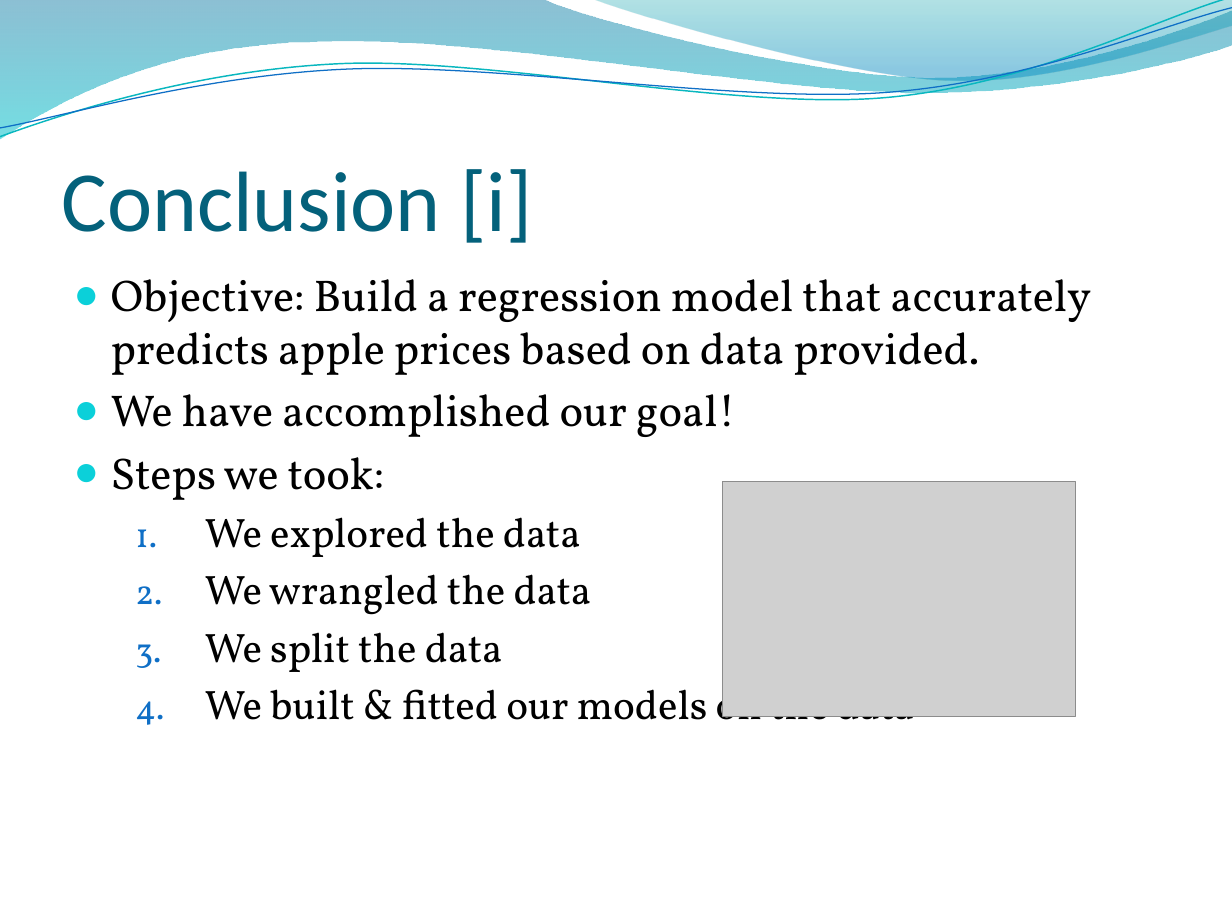
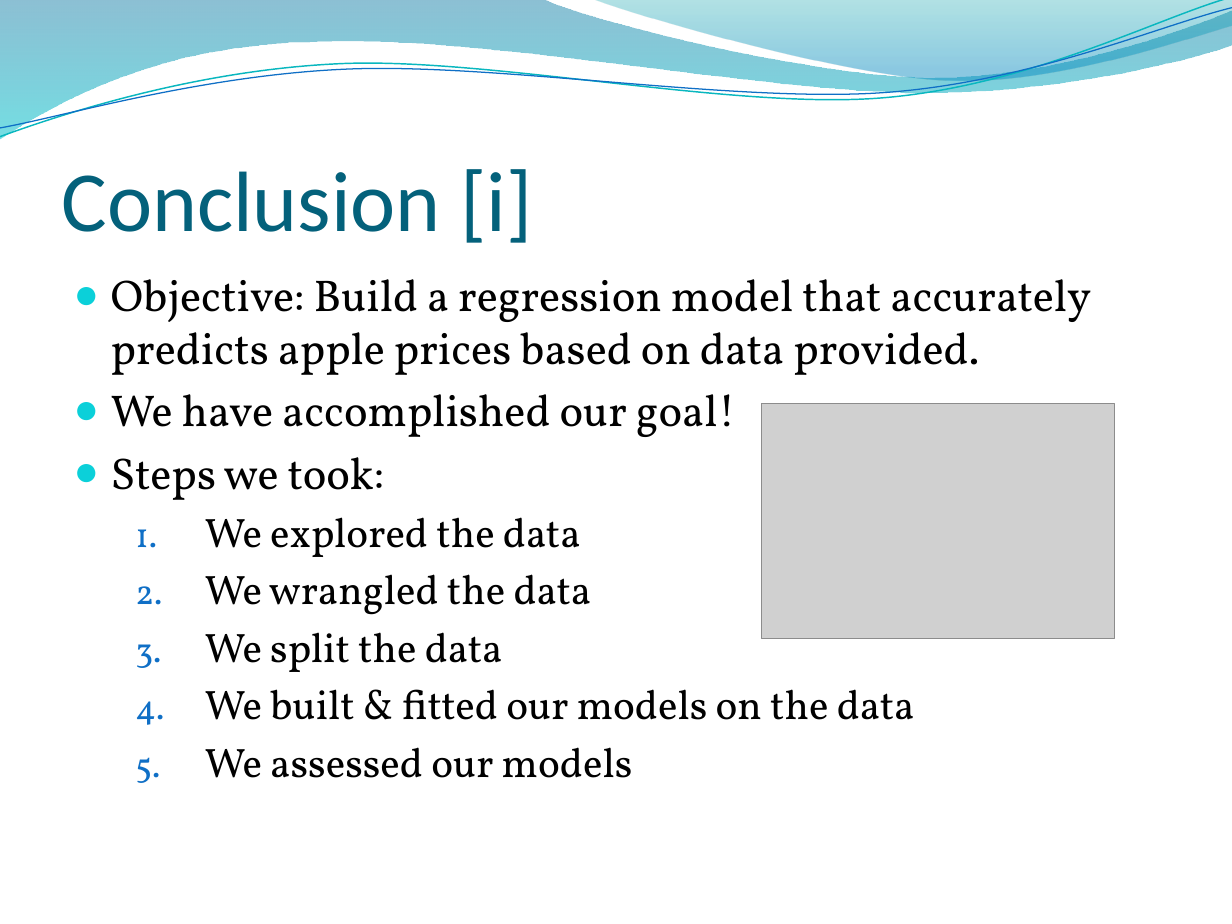
Before and after one commit to lkrump7/regression-apples-predict-api-template, a slide deck: slide 28 of What will the apples cost.pptx. Drawn at 1232x924 pixels with LibreOffice and Linux fonts; fonts in the diff are those of the drawing; grey boxes stand for pictures; background and template pictures are left out. Boxes give left, top, right and bottom in pixels: in the first picture for what was removed or moved away, otherwise in the second. Text is boxed around its words. In the diff, an @@ line names an element or a change of style, - is before the commit and + after.

```diff
--- a/What will the apples cost.pptx
+++ b/What will the apples cost.pptx
@@ picture: place and size @@
-picture at bbox=[723, 482, 1076, 717]
+picture at bbox=[761, 404, 1114, 639]
@@ text at bbox=[205, 747, 633, 778]: paragraph added @@
+  5. We assessed our models
```
Also in this commit, not shown: 2 other slides changed.
